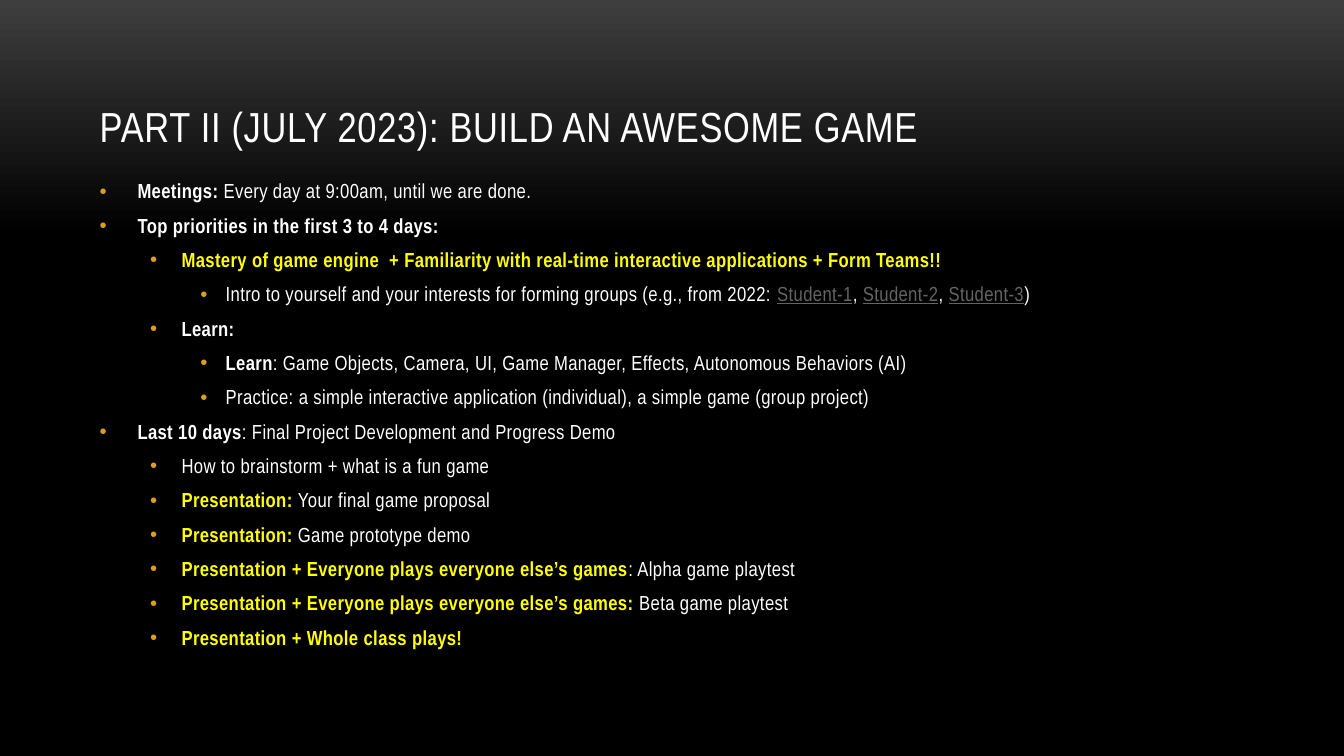
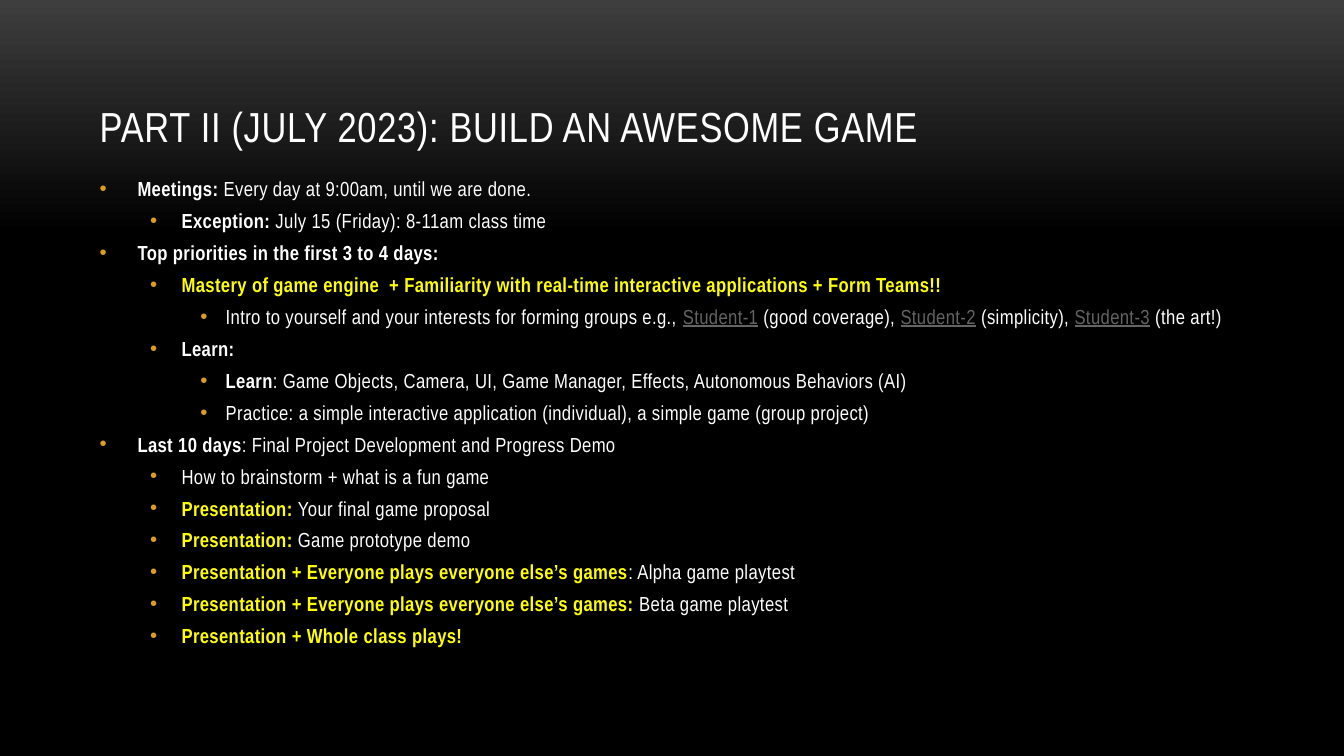
Before and after one commit to myuwbclasses/IntroGameDevelopment, a slide deck: slide 16 of PPT/Intro.pptx. Drawn at 1344x756 pixels with LibreOffice and Linux fonts; fonts in the diff are those of the drawing; background and template pictures are left out. Boxes give left, top, right and bottom in pixels: in the first picture for what was removed or moved away, otherwise in the second. Text is boxed around its words. In the diff, an @@ line names an element or a change of style, - is before the commit and + after.

Commit message:
Link to proper self-intros

```diff
--- a/PPT/Intro.pptx
+++ b/PPT/Intro.pptx
@@ text at [138, 181, 941, 648]: line spacing 0.9 to 0.8 @@
@@ text at [182, 213, 546, 233]: paragraph added @@
+  • Exception: July 15 (Friday): 8-11am class time
@@ text at [226, 309, 1221, 329]: text changed @@
-    • Intro to yourself and your interests for forming groups (e.g., from 2022: Student-1, Student-2, Student-3)
+    • Intro to yourself and your interests for forming groups e.g., Student-1 (good coverage), Student-2 (simplicity), Student-3 (the art!)
```
Also in this commit, not shown: 3 other files.
